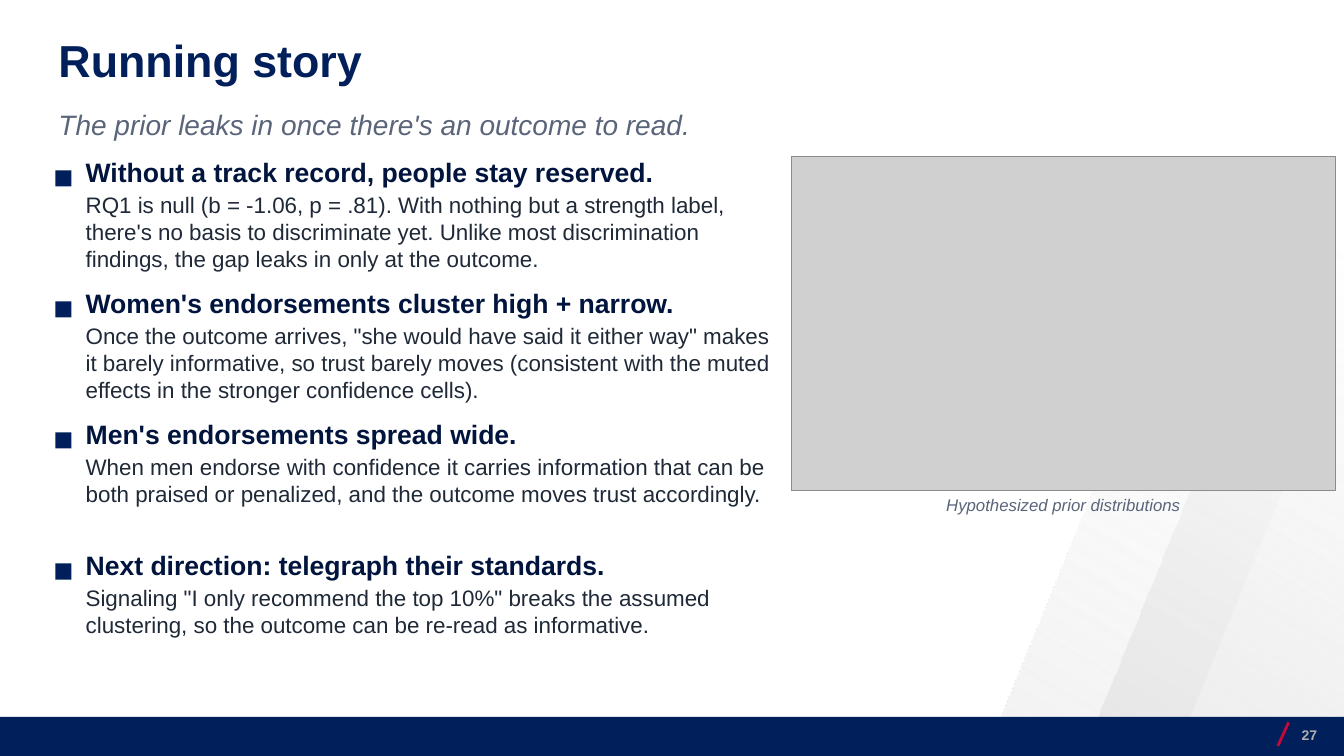
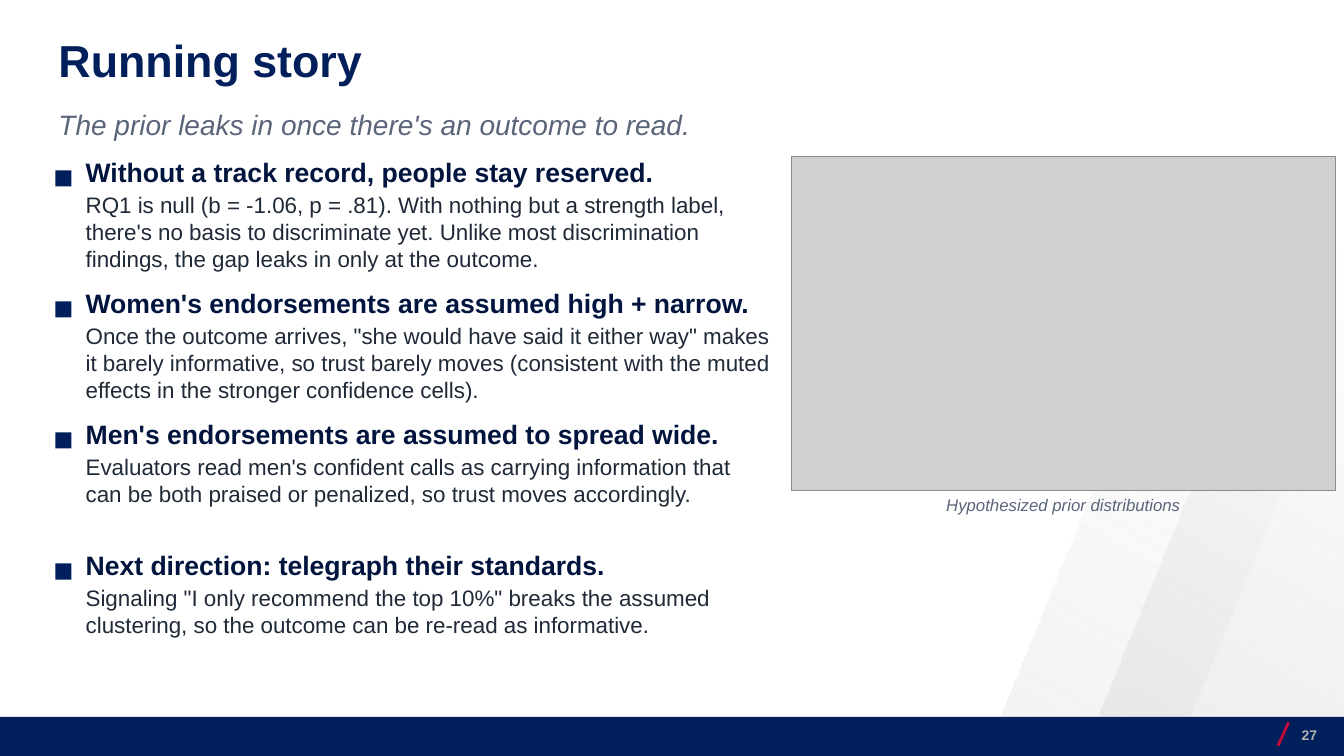
Before and after one commit to josecerv/sponsorship-network, a slide deck: slide 27 of docs/UChicago-0410.pptx. Drawn at 1344x756 pixels with LibreOffice and Linux fonts; fonts in the diff are those of the drawing; grey boxes stand for pictures; background and template pictures are left out. Boxes give left, top, right and bottom in pixels: in the first picture for what was removed or moved away, otherwise in the second. Text is boxed around its words. In the diff, an @@ line names an element or a change of style, - is before the commit and + after.

```diff
--- a/docs/UChicago-0410.pptx
+++ b/docs/UChicago-0410.pptx
@@ text at (86,293,749,319): text changed @@
-Women's endorsements cluster high + narrow.
+Women's endorsements are assumed high + narrow.
@@ text at (86,424,730,507): text changed @@
-Men's endorsements spread wide.
-When men endorse with confidence it carries information that can be both praised or penalized, and the outcome moves trust accordingly.
+Men's endorsements are assumed to spread wide.
+Evaluators read men's confident calls as carrying information that can be both praised or penalized, so trust moves accordingly.
```
Also in this commit, not shown: 1 other file.
